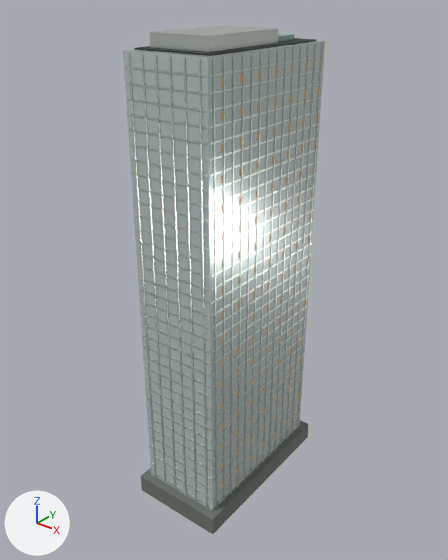
One commit to the glTF model landmarks/assets/hytera-hq.glb: the scene before it, then after it.
Both versions are drawn from a 50 mm camera at (194.0, -248.0, 286.0) aimed at (-3.0, -2.0, 133.0). Lighting does not change. The marker at lower left points along +X, +Y and +Z. The first picture is the older version.

Names of what the first picture shows: 'crown_slant', 'envelope', 'fins', 'floor_bands', 'night_windows', 'podium', 'roof_deck' and 1 more.
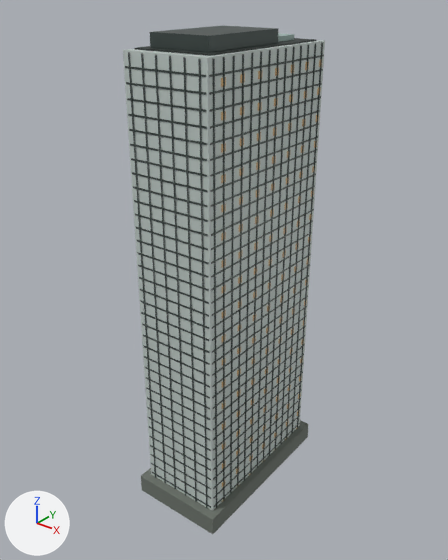
What differs and where, as boxes [x1, y1, x2, y2] in the pictures (448 x 560 px):
'envelope', surface changed
    both: [124, 40, 325, 511]
'fins', recoloured, surface changed (light grey to dark grey)
    both: [128, 43, 323, 508]
'floor_bands', recoloured, surface changed
    both: [125, 55, 324, 508]
'crown_slant', recoloured, surface changed (light grey to dark grey)
    both: [150, 26, 279, 52]

The change, as a diff of the scene's bpy script:
```diff
--- a/landmarks/assets/hytera-hq.glb.py
+++ b/landmarks/assets/hytera-hq.glb.py
@@ mat_glass @@
 mat_glass.metallic = 0.22
-mat_glass.roughness = 0.16
+mat_glass.roughness = 0.58
@@ mat_metal @@
 mat_metal = principled_material('metal')
-mat_metal.base_color = (0.665, 0.723, 0.672)  # light grey #d5ddd6
+mat_metal.base_color = (0.0685, 0.0908, 0.0844)  # dark grey #4a5552
 mat_metal.metallic = 0.72
-mat_metal.roughness = 0.28
+mat_metal.roughness = 0.48
```
